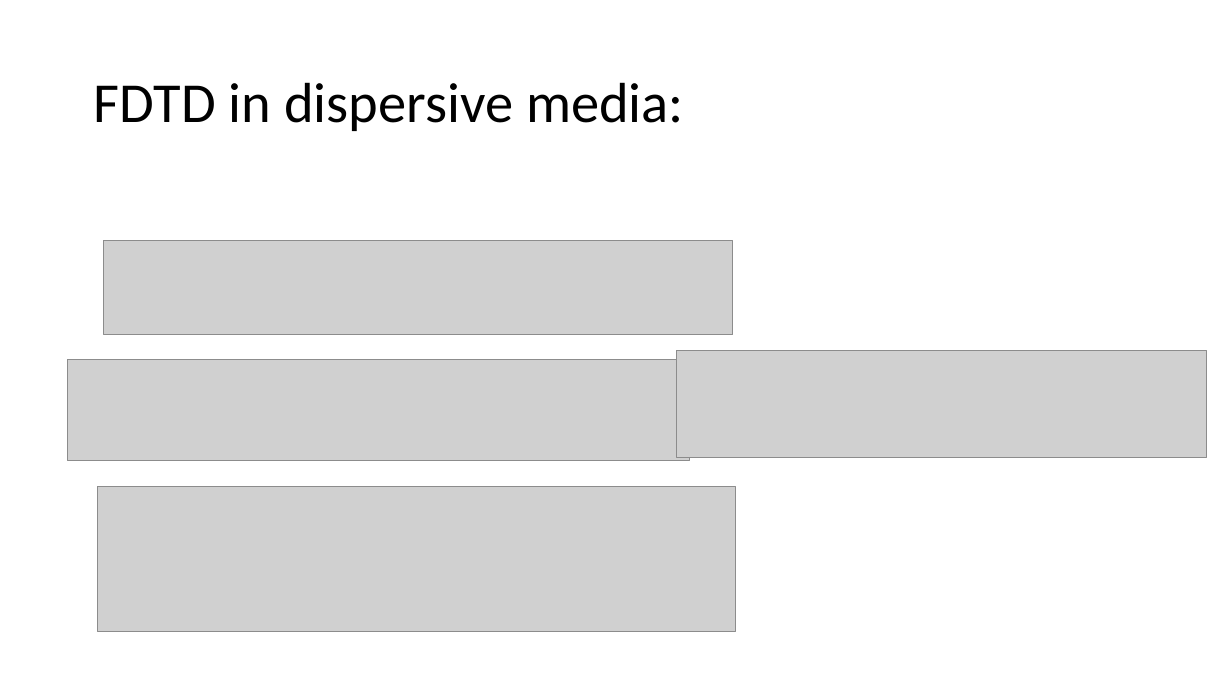
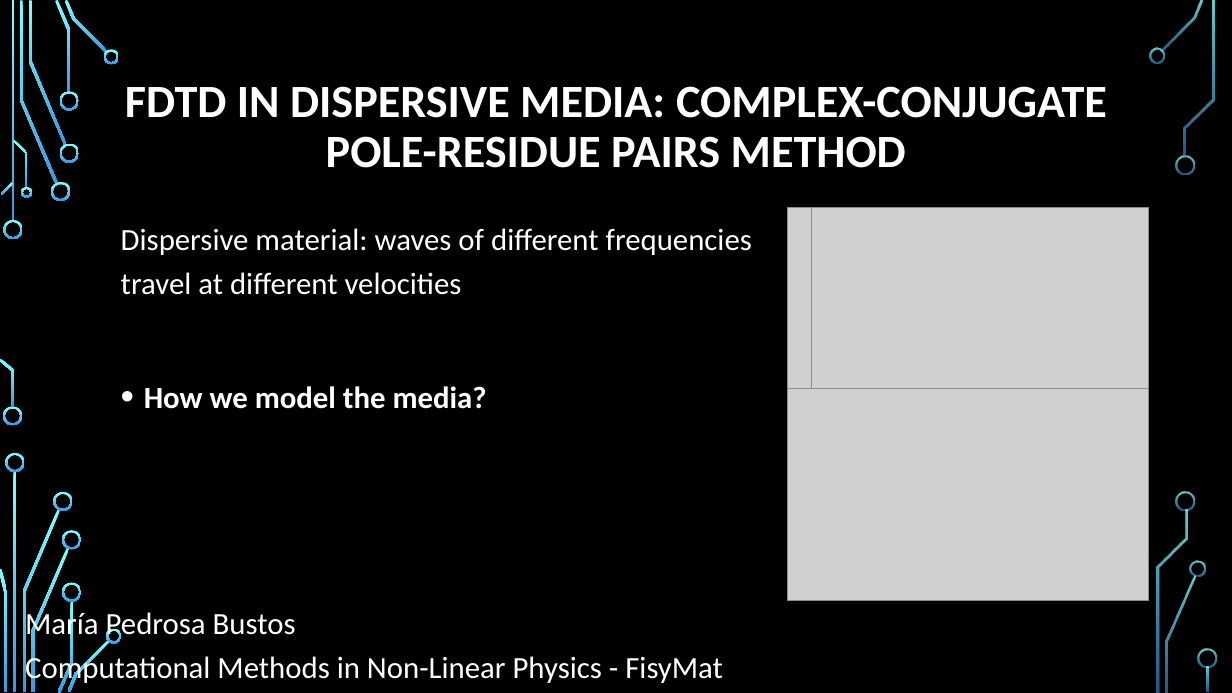
Before and after one commit to Mpedrosab/MCFNL2020, a slide deck: slide 1 of Proposal8_dispersiveFDTD/power_dispersion.pptx (slide 5 before the commit). Drawn at 1232x693 pixels with LibreOffice and Linux fonts; fonts in the diff are those of the drawing; grey boxes stand for pictures; background and template pictures are left out. Boxes give left, top, right and bottom in pixels: in the first picture for what was removed or moved away, otherwise in the second. Text is boxed around its words. In the diff, an @@ line names an element or a change of style, - is before the commit and + after.

```diff
--- a/Proposal8_dispersiveFDTD/power_dispersion.pptx
+++ b/Proposal8_dispersiveFDTD/power_dispersion.pptx
@@ background #FFFFFF to picture (left out) @@
@@ title at (125, 86, 1107, 168): text changed; size 44 to 36 pt; text colour #000000 to #FFFFFF; bold on @@
-FDTD in dispersive media:
+FDTD IN DISPERSIVE MEDIA: COMPLEX-CONJUGATE
+POLE-RESIDUE PAIRS METHOD
@@ picture: place and size @@
-picture at (67, 360, 689, 460)
+picture at (787, 208, 868, 601)
@@ picture added at (812, 208, 1149, 579) @@
@@ text added at (121, 228, 752, 409), 24 pt, text #FFFFFF @@
+Dispersive material: waves of different frequencies travel at different velocities
+• How we model the media?
@@ picture removed at (104, 240, 733, 335) @@
@@ picture removed at (677, 350, 1207, 457) @@
@@ picture added at (787, 388, 1148, 600) @@
@@ picture removed at (98, 487, 736, 632) @@
@@ text added at (25, 608, 723, 686), 24 pt, text #FFFFFF @@
+María Pedrosa Bustos
+Computational Methods in Non-Linear Physics - FisyMat
@@ group added at (0, 0, 1217, 693): 33 freeform shapes, 3 rectangles @@
```
Also in this commit, not shown: 2 other slides changed, 5 slides added, 2 slides removed, 2 other files.
